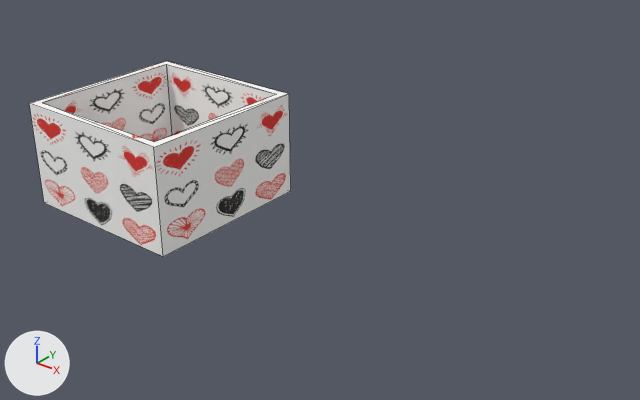
Two versions of the OBJ model 50/assets/model/box.obj, one commit apart.
One viewpoint serves both versions: a 50 mm lens placed at (717.0, -616.0, 446.0), pointed at (168.0, 70.0, 21.0). Arrows for +X, +Y and +Z are at lower left; the lights stay in place. Mesh edges are drawn as thin lines. Where no turn or scale is listed for an object, it has been applied to the vertices.
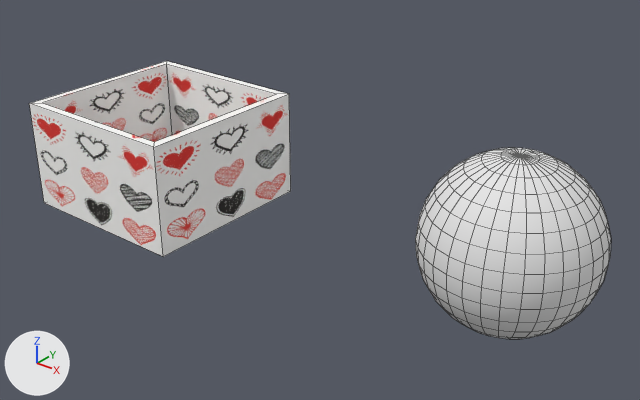
The change in detail:
Material 'wire_140088225' (mat_wire_140088225) is new.
Its base color is (0.8, 0.8, 0.8) (white #e7e7e7).
Its roughness is 1.0.
me_box is used by ob_box; location (0.0, 0.0, 0.0).
Verts and faces of me_box; kept vertices keep their numbers, new ones are numbered from 16.
Before the commit, vertices of me_box: 4 (100.0, -100.0, 120.0) at pixel (153, 147), 5 (-100.0, -100.0, 120.0) at pixel (29, 103), 6 (100.0, 100.0, 120.0) at pixel (289, 93), 7 (-100.0, 100.0, 120.0) at pixel (166, 60), 8 (-90.0, -90.0, 120.0) at pixel (42, 102).
Before the commit, vertices of me_box: 9 (-90.0, 90.0, 120.0) at pixel (166, 64), 10 (90.0, 90.0, 120.0) at pixel (276, 94), 11 (90.0, -90.0, 120.0) at pixel (154, 141).
me_box had 16 vertices, 14 faces and spanned x -100.0..100.0, y -100.0..100.0, z 0.0..120.0.
me_box now has 498 vertices, 526 faces and spans x -100.0..462.0, y -100.0..247.0, z -100.0..120.0.
me_box part 1: a new loose piece, a UV sphere (32 segments, 16 rings, poles along z) spanning x 263.0..462.0, y 48.0..247.0, z -100.0..100.0, in mat_wire_140088225 (white #e7e7e7).
Part 2, on me_box:
Faces deleted: (7, 8, 9, 10), (4, 8, 7, 5), (4, 6, 11, 8), (6, 7, 10, 11).
New faces: (6, 7, 9, 10), (4, 6, 10, 11), (4, 11, 8, 5), (5, 8, 9, 7) (mat_01___default (picture img_a_png)).
me_box now uses material mat_wire_140088225 (white #e7e7e7).

Pixel boxes [x1, y1, x2, y2] of what changed, in the pictures (640 x 400 px; the box of a moved part takes in the faces that stretch with it):
'box', reshaped (122% wider, 42% taller): before [29, 61, 291, 257]; after [29, 61, 611, 339]
part 1 of me_box, added: after [415, 148, 611, 339]
part 2 of me_box, moved or reshaped: [29, 61, 288, 147] in both
